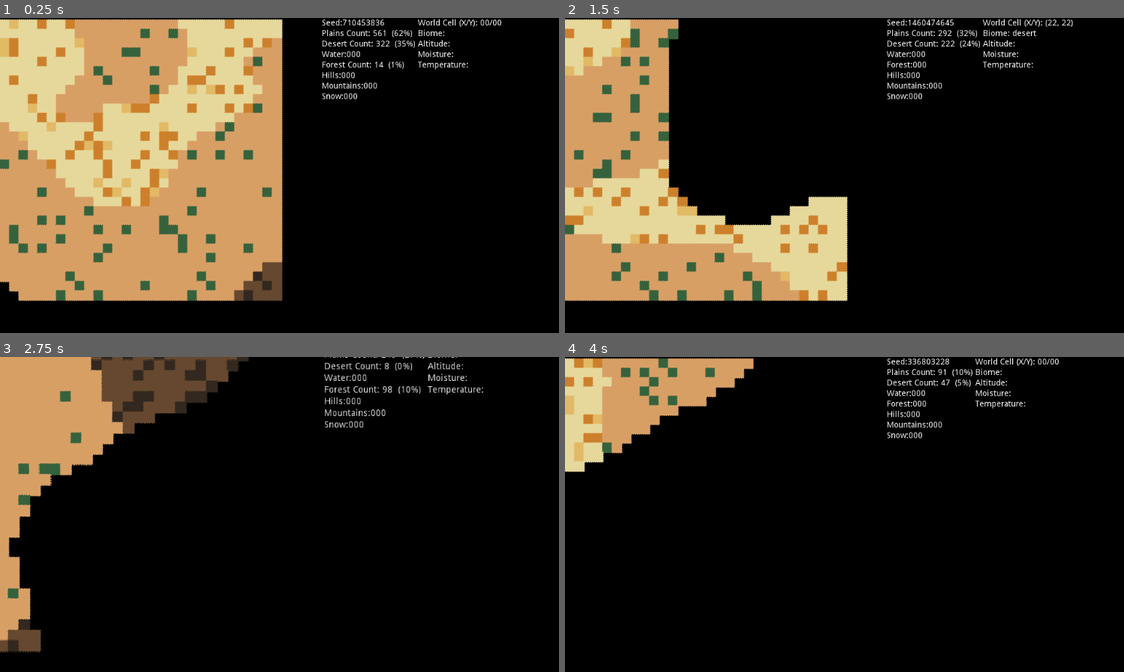
Above: before the commit, frames 1-4 (two rows, left to right).
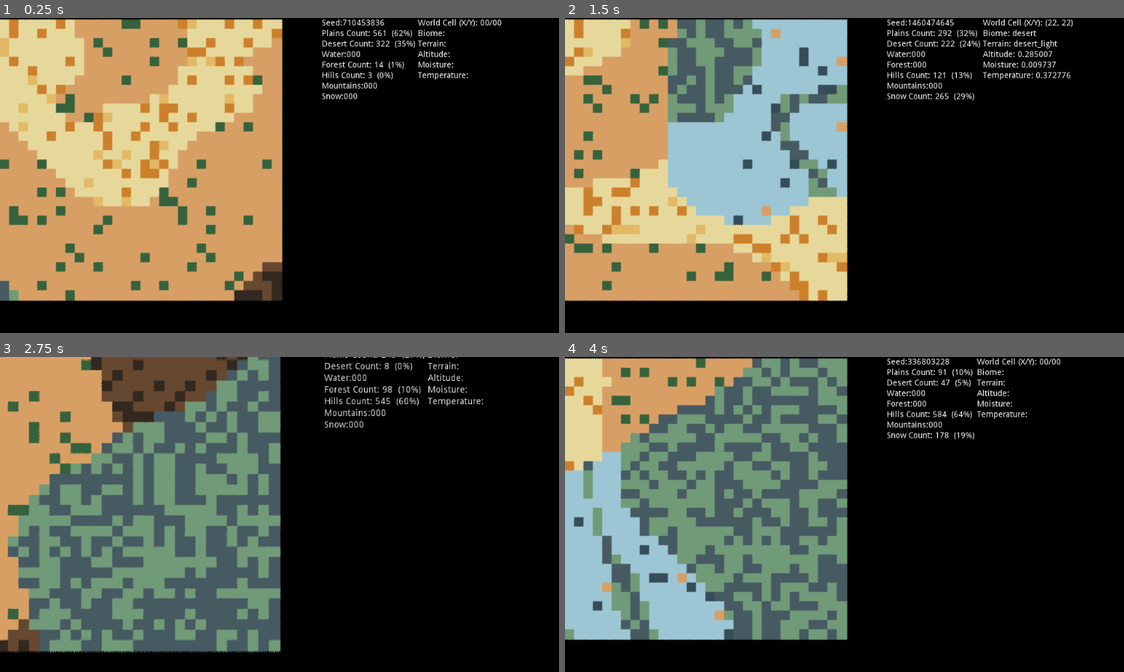
Above: after the commit, the same moments.

Repository: devonps/simple-terrain-gen
Game: Godot game, scene res://WorldGenerator.tscn
The game is run twice, just before and just after one commit, with the same random seed, the same clock (stepped at 60 frames per second) and the same inputs.
Inputs (mouse positions are in pixels of both pictures, inside the frame that each line leads up to):
- Up to frame 1 (0.25 s): no input
- Up to frame 2 (1.5 s): tap Enter (ui_accept) at 0.5, 0.77, 1.25 s; move the mouse to (995, 175) at 0.52 s; hold Mouse wheel up (zoom_in) 0.53-1.25 s; click (995, 175) at 0.67 s; drag from (743, 210) to (833, 263) at 1.27 s
- Up to frame 3 (2.75 s): tap Enter (ui_accept) at 2 s; move the mouse to (357, 454) at 2.02 s; hold Mouse wheel up (zoom_in) from 2.03 s (still down); click (357, 454) at 2.17 s
- Up to frame 4 (4 s): release Mouse wheel up (zoom_in) at 2.75 s; tap Enter (ui_accept) at 2.75, 3.5, 3.77 s; drag from (833, 602) to (682, 479) at 2.77 s; move the mouse to (1045, 583) at 3.52 s; hold Mouse wheel up (zoom_in) from 3.53 s (still down); click (1045, 583) at 3.67 s

The runs differ from the first frame. In frame 1, 12% of the frame differs, in the area x 0-84%, y 0-91%; in frame 2, 27%; in frame 3, 38%; in frame 4, 41%, in the area x 0-89%, y 0-91%.
Error before the commit: Invalid get index '(44, 16)' (on base: 'Dictionary'). (res://Camera2D.gd:38)

Commit message:
world biome data displayed real time

Diff:
--- a/Camera2D.gd
+++ b/Camera2D.gd
@@ -8,15 +8,16 @@
 
 onready var cellLabel = get_parent().get_node("debug/HBoxContainer/cell/cellLabel")
 onready var biomeLabel = get_parent().get_node("debug/HBoxContainer/cell/biomeLabel")
+onready var terrainLabel = get_parent().get_node("debug/HBoxContainer/cell/terrainLabel")
+onready var altitudeLabel = get_parent().get_node("debug/HBoxContainer/cell/altitudeLabel")
+onready var moistureLabel = get_parent().get_node("debug/HBoxContainer/cell/moistureLabel")
+onready var temperatureLabel = get_parent().get_node("debug/HBoxContainer/cell/temperatureLabel")
 onready var worldData = get_parent().biome
 
 func _input(event):
 
 	if event is InputEventMouseMotion:
 		_update_world_cell_info()
-
-	if Input.is_mouse_button_pressed(BUTTON_LEFT):
-		_update_cell_biome_data()
 
 	# drag the map around
 	if event is InputEventMouseMotion and Input.is_mouse_button_pressed(BUTTON_RIGHT):
@@ -33,17 +34,25 @@
 	zoom_level = clamp(value, zoomMin, zoomMax)
 	zoom = Vector2(zoom_level, zoom_level)
 
-func _update_cell_biome_data():
-		var mousePosition = get_cell()
+func _update_cell_biome_data(mousePosition):
+#		var mousePosition = get_cell()
 		var cell = worldData[mousePosition]
 		var biomeData = cell['biome']
+		var terrainData = cell['terrain']
+		var moistData = cell['moist']
+		var tempData = cell['temp']
+		var altData = cell['alt']
 		biomeLabel.text = "Biome: "  + biomeData
-
+		terrainLabel.text = "Terrain: " + terrainData
+		altitudeLabel.text = "Altitude: " + str(altData)
+		moistureLabel.text = "Moisture: "  + str(moistData)
+		temperatureLabel.text = "Temperature: " + str(tempData)
 
 func _update_world_cell_info():
 	var mousePosition = get_cell()
 	if mouse_is_inside_game_world(mousePosition):
 		cellLabel.text = "World Cell (X/Y): " + str(mousePosition)
+		_update_cell_biome_data(mousePosition)
 
 func mouse_is_inside_game_world(mousePosition):
 	return (mousePosition.x > -1) and (mousePosition.x < 30) and (mousePosition.y > -1) and (mousePosition.y < 30)
--- a/WorldGenerator.gd
+++ b/WorldGenerator.gd
@@ -29,6 +29,7 @@
 # temperature value: float
 # altitude value: float
 # biome: string
+# terrain: detailed biome info: dark-forest, dark-hills
 # {position: (2,2), biome:plains, moisture:0.01, temperature:0.01, altitude:0.01}
 
 var tiles = {
@@ -59,7 +60,7 @@
 	"forest": {"forest_dark": 0.30, "forest_light": 0.70},
 	"hills": {"hills_light": 0.5, "hills_dark": 0.5},
 	"mountains": {"mountains_dark": 0.98, "grass_dark":0.02},
-	"snow": {"snow": 0.95, "mountains_light": 0.03, "grass_light": 0.02}
+	"snow": {"snow": 0.95, "mountains_light": 0.04, "grass_light": 0.01}
 }
 
 var biomeCounts = {
@@ -100,7 +101,6 @@
 	altitude = generate_map(150,5)
 	set_tile(width, height)
 #	place_towns(number_of_towns)
-	print(biome)
 
 
 func _input(event):
@@ -163,8 +163,7 @@
 				add_ground_biome(pos, moist, temp, alt)
 			else:
 			# then anything above ground level
-#				add_non_ground_biome(pos, moist, temp, alt)
-				pass
+				add_non_ground_biome(pos, moist, temp, alt)
 	update_debug_terrain_labels()
 
 
@@ -196,26 +195,34 @@
 func add_ground_biome(pos, moist:float, temp:float, alt:float):
 	#desert
 	if between(moist, 0.0, 0.05):
-		biome[pos] = {"biome":"desert", "moist": moist, "temp": temp, "alt": alt}
-		tilemap.set_cellv(pos, random_tile(biome_data,"desert"))
+		var terrain_id = random_tile("desert")
+		var terrain_name = get_terrain_name_from_biome(terrain_id)
+		tilemap.set_cellv(pos, terrain_id)
+		biome[pos] = {"biome":"desert", "terrain": terrain_name, "moist": moist, "temp": temp, "alt": alt}
 		updateBiomeCount("desert")
 		desert_tile_count += 1
 	#plains
 	elif between(moist, 0.05, 0.4):
-		biome[pos] = {"biome":"plains", "moist": moist, "temp": temp, "alt": alt}
-		tilemap.set_cellv(pos, random_tile(biome_data,"plains"))
+		var terrain_id = random_tile("plains")
+		var terrain_name = get_terrain_name_from_biome(terrain_id)
+		tilemap.set_cellv(pos, terrain_id)
+		biome[pos] = {"biome":"plains", "terrain": terrain_name, "moist": moist, "temp": temp, "alt": alt}
 		updateBiomeCount("plains")
 		plains_tile_count += 1
 		#forests
 	elif between(moist, 0.4, 0.85):
-		biome[pos] = {"biome":"forest", "moist": moist, "temp": temp, "alt": alt}
-		tilemap.set_cellv(pos, random_tile(biome_data,"forest"))
+		var terrain_id = random_tile("forest")
+		var terrain_name = get_terrain_name_from_biome(terrain_id)
+		tilemap.set_cellv(pos, terrain_id)
+		biome[pos] = {"biome":"forest", "terrain": terrain_name, "moist": moist, "temp": temp, "alt": alt}
 		updateBiomeCount("forest")
 		forest_tile_count += 1
 	#lake/body of water
 	elif between(moist, 0.85, 1.0):
-		biome[pos] = {"biome":"water", "moist": moist, "temp": temp, "alt": alt}
-		tilemap.set_cellv(pos, random_tile(biome_data,"water"))
+		var terrain_id = random_tile("water")
+		var terrain_name = get_terrain_name_from_biome(terrain_id)
+		tilemap.set_cellv(pos, terrain_id)
+		biome[pos] = {"biome":"water", "terrain": terrain_name, "moist": moist, "temp": temp, "alt": alt}
 		updateBiomeCount("water")
 		water_tile_count += 1
 
@@ -224,21 +231,32 @@
 		#hills
 	if between(alt, 0.3, 0.8):
 		if between(moist, 0.01, 0.09):
-			biome[pos] = {"biome":"snow", "moist": moist, "temp": temp, "alt": alt}
-			tilemap.set_cellv(pos, random_tile(biome_data,"snow"))
+			var terrain_id = random_tile("snow")
+			var terrain_name = get_terrain_name_from_biome(terrain_id)
+			tilemap.set_cellv(pos, terrain_id)
+			biome[pos] = {"biome":"snow", "terrain": terrain_name, "moist": moist, "temp": temp, "alt": alt}
 			updateBiomeCount("snow")
 			snow_tile_count += 1
 		else:
-			biome[pos] = {"biome":"hills", "moist": moist, "temp": temp, "alt": alt}
-			tilemap.set_cellv(pos, random_tile(biome_data,"hills"))
+			var terrain_id = random_tile("hills")
+			var terrain_name = get_terrain_name_from_biome(terrain_id)
+			tilemap.set_cellv(pos, terrain_id)
+			biome[pos] = {"biome":"hills", "terrain": terrain_name, "moist": moist, "temp": temp, "alt": alt}
 			updateBiomeCount("hills")
 			hills_tile_count += 1
 	#mountains
 	elif between(alt, 0.8, 1.0):
-		biome[pos] = {"biome":"mountains", "moist": moist, "temp": temp, "alt": alt}
-		tilemap.set_cellv(pos, random_tile(biome_data,"mountains"))
+		var terrain_id = random_tile("mountains")
+		var terrain_name = get_terrain_name_from_biome(terrain_id)
+		tilemap.set_cellv(pos, terrain_id)
+		biome[pos] = {"biome":"mountains", "terrain": terrain_name, "moist": moist, "temp": temp, "alt": alt}
 		updateBiomeCount("mountains")
 		mountains_tile_count += 1
+
+func get_terrain_name_from_biome(terrain_id):
+	var terrain_tiles_keys = tiles.keys()
+	var terrain_name = terrain_tiles_keys[terrain_id]
+	return terrain_name
 
 
 func format_coverage_string(biomeString, biomeCount) -> String:
@@ -259,8 +277,8 @@
 		return true
 
 
-func random_tile(data, this_biome):
-	var current_biome = data[this_biome]
+func random_tile(this_biome):
+	var current_biome = biome_data[this_biome]
 	var rand_num = rand_range(0,1)
 	var running_total = 0
 
--- a/WorldGenerator.tscn
+++ b/WorldGenerator.tscn
@@ -366,20 +366,26 @@
 margin_bottom = 32.0
 text = "Biome:"
 
+[node name="terrainLabel" type="Label" parent="debug/HBoxContainer/cell"]
+margin_top = 36.0
+margin_right = 143.0
+margin_bottom = 50.0
+text = "Terrain:"
+
 [node name="altitudeLabel" type="Label" parent="debug/HBoxContainer/cell"]
-margin_top = 36.0
-margin_right = 143.0
-margin_bottom = 50.0
+margin_top = 54.0
+margin_right = 143.0
+margin_bottom = 68.0
 text = "Altitude:"
 
 [node name="moistureLabel" type="Label" parent="debug/HBoxContainer/cell"]
-margin_top = 54.0
-margin_right = 143.0
-margin_bottom = 68.0
+margin_top = 72.0
+margin_right = 143.0
+margin_bottom = 86.0
 text = "Moisture:"
 
 [node name="temperatureLabel" type="Label" parent="debug/HBoxContainer/cell"]
-margin_top = 72.0
-margin_right = 143.0
-margin_bottom = 86.0
+margin_top = 90.0
+margin_right = 143.0
+margin_bottom = 104.0
 text = "Temperature:"
